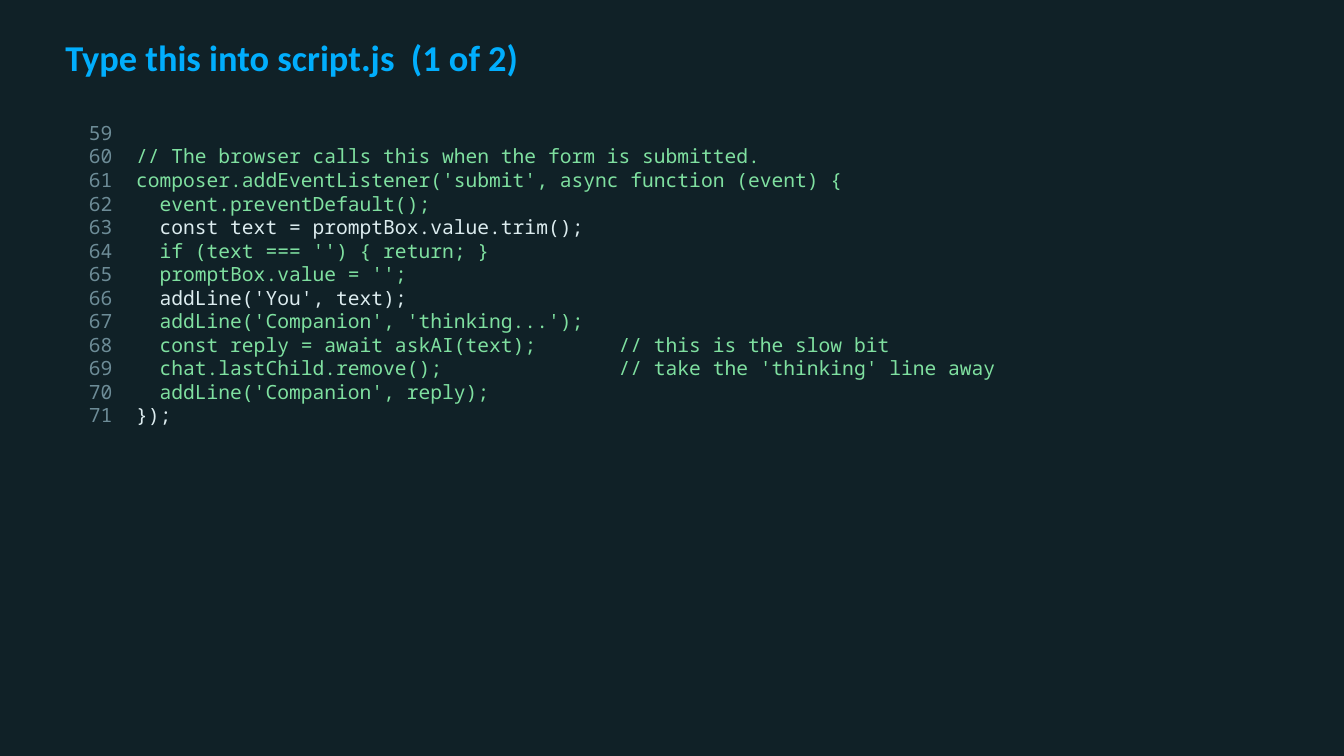
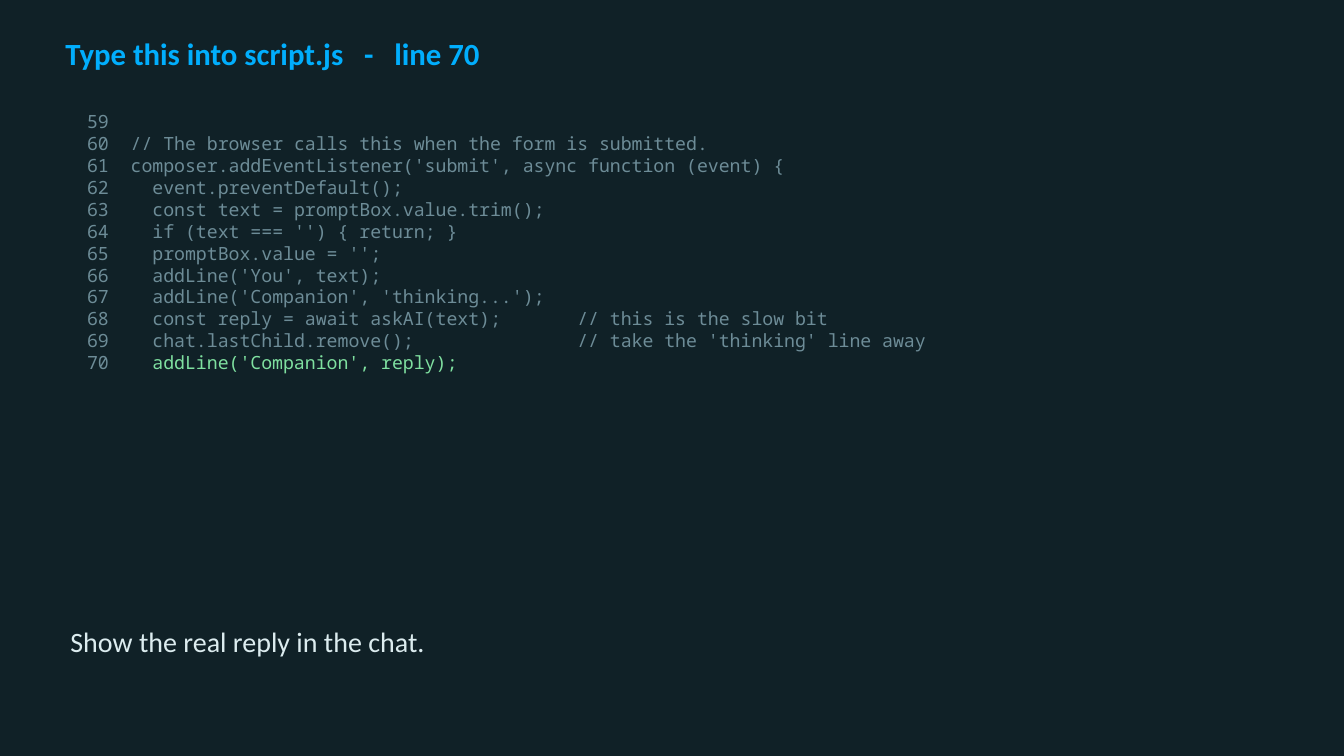
Before and after one commit to utgapps/utgapps.github.io, a slide deck: slide 33 of ai101/slides/week-04.pptx (slide 9 before the commit). Drawn at 1344x756 pixels with LibreOffice and Linux fonts; fonts in the diff are those of the drawing. Boxes give left, top, right and bottom in pixels: in the first picture for what was removed or moved away, otherwise in the second. Text is boxed around its words. In the diff, an @@ line names an element or a change of style, - is before the commit and + after.

```diff
--- a/ai101/slides/week-04.pptx
+++ b/ai101/slides/week-04.pptx
@@ text at [65,43,479,70]: text changed; size 26 to 22 pt @@
-Type this into script.js (1 of 2)
+Type this into script.js - line 70
@@ text at [87,115,926,374]: paragraph removed @@
-71 });
@@ text "59": place and size @@
-text "59" at [89,126,995,404]
+text "59" at [87,115,926,374]
@@ text "59" at [87,115,926,374]: size 14 to 13 pt; text colour #7FE0A0 to #6D8C97 in "// The browser calls this when the ...", "composer.addEventListener('submit', async function (event) {", "event.preventDefault();", "if (text === '') { return; }" and 4 more places; text colour #DCECEF to #6D8C97 in "const text = promptBox.value.trim();", "addLine('You', text);" @@
@@ text added at [70,632,424,657], 20 pt, text #DCECEF @@
+Show the real reply in the chat.
```
Also in this commit, not shown: 2 other slides changed, 26 slides added, 1 slide removed, 31 other files.
